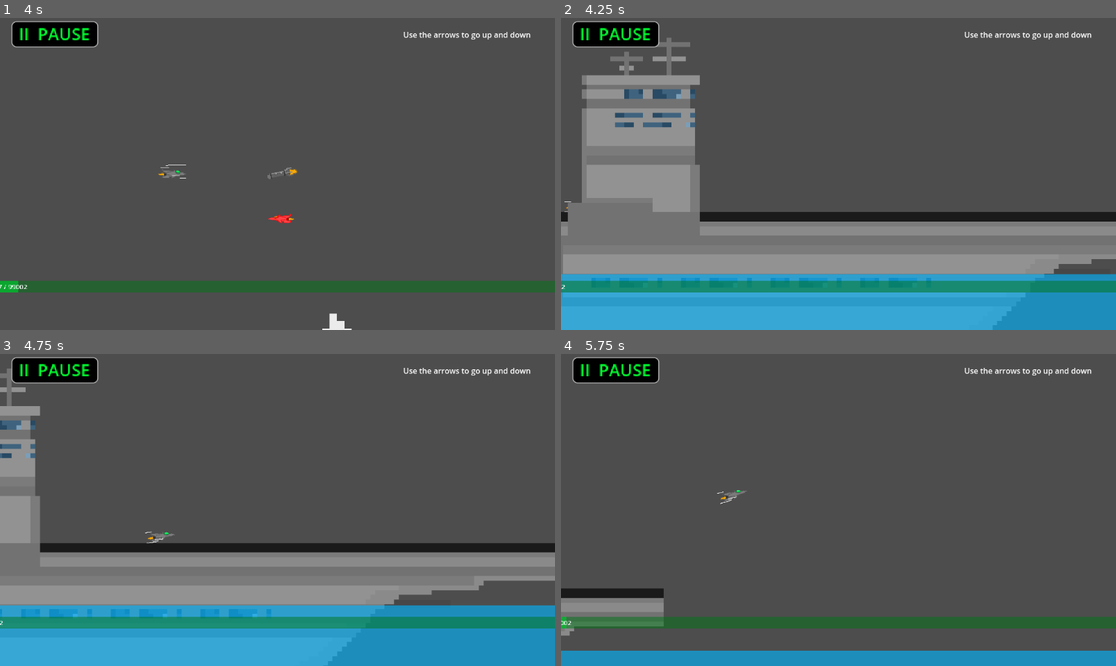
Above: before the commit, frames 1-4 (two rows, left to right).
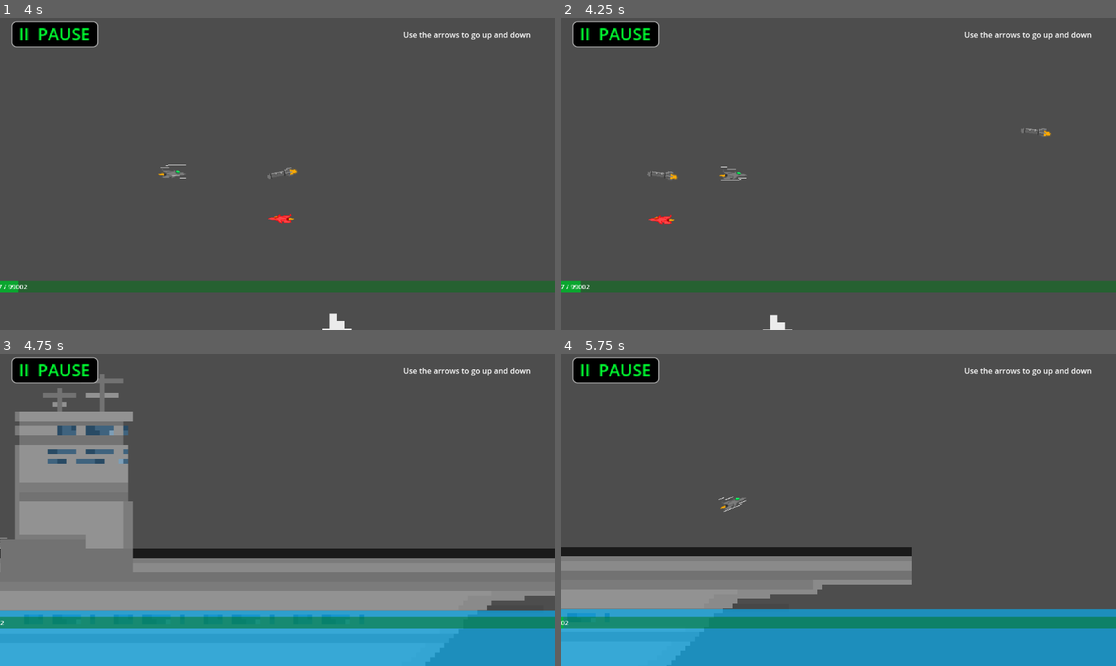
Above: after the commit, the same moments.

Repository: star6fish/DigitalTechInternalInternal
Game: Godot game, scene res://scenes/TestingScene.tscn
The game is run twice, just before and just after one commit, with the same random seed, the same clock (stepped at 60 frames per second) and the same inputs. The project has no main scene, so this scene is started directly.
Inputs:
- Up to frame 1 (4 s): hold Right (ui_right) 0.53-2.03 s; tap Up (ui_up) at 0.77, 1.52, 3.02, 3.77 s; hold Left (ui_left) 2.03-2.78 s; hold Right (ui_right) from 2.78 s (still down)
- Up to frame 2 (4.25 s): keep holding Right (ui_right)
- Up to frame 3 (4.75 s): release Right (ui_right) at 4.28 s; hold Left (ui_left) from 4.28 s (still down); tap Up (ui_up) at 4.52 s
- Up to frame 4 (5.75 s): release Left (ui_left) at 5.03 s; hold Right (ui_right) from 5.03 s (still down)

Frame 1 is identical in both runs. In frame 2, 47% of the frame differs, in the area x 0-100%, y 6-100%; in frame 3, 17%; in frame 4, 24%.

Commit message:
2/08/2024

Diff:
--- a/assets/Player.tscn
+++ b/assets/Player.tscn
@@ -1,7 +1,8 @@
-[gd_scene load_steps=8 format=3 uid="uid://c1wlff68hwr0h"]
+[gd_scene load_steps=9 format=3 uid="uid://c1wlff68hwr0h"]
 
 [ext_resource type="Script" path="res://scripts/Player.gd" id="1_5acs1"]
 [ext_resource type="Texture2D" uid="uid://bijm5udnrw7yo" path="res://assets/JetPlaneFlyingAnimation/JetPlane0000.png" id="2_jist5"]
+[ext_resource type="PackedScene" uid="uid://bnupu42r46n7x" path="res://assets/explosion.tscn" id="2_ovkc5"]
 [ext_resource type="Texture2D" uid="uid://dauom0pk8kn20" path="res://assets/JetPlaneFlyingAnimation/JetPlane0001.png" id="3_ycseq"]
 [ext_resource type="Texture2D" uid="uid://dvqvgcuwqci8y" path="res://assets/JetPlaneFlyingAnimation/JetPlane0002.png" id="4_c5usi"]
 [ext_resource type="Texture2D" uid="uid://slokw2d3yh8f" path="res://assets/JetPlaneFlyingAnimation/JetPlane0003.png" id="5_n037r"]
@@ -32,6 +33,7 @@
 [node name="CharacterBody2D" type="CharacterBody2D"]
 scale = Vector2(1.07735, 1.07735)
 script = ExtResource("1_5acs1")
+ExplosionScene = ExtResource("2_ovkc5")
 
 [node name="Area2D" type="Area2D" parent="."]
 
--- /dev/null
+++ b/assets/explosion.tscn
@@ -0,0 +1,46 @@
+[gd_scene load_steps=9 format=3 uid="uid://bnupu42r46n7x"]
+
+[ext_resource type="Texture2D" uid="uid://bbj74u62bf68m" path="res://assets/Explosion/Explosion0000.png" id="1_u2t4f"]
+[ext_resource type="Texture2D" uid="uid://cngnpjwtlfqhf" path="res://assets/Explosion/Explosion0001.png" id="2_luid2"]
+[ext_resource type="Texture2D" uid="uid://drm3xo3oqclpt" path="res://assets/Explosion/Explosion0002.png" id="3_78klh"]
+[ext_resource type="Texture2D" uid="uid://yd7ym7n0qcmx" path="res://assets/Explosion/Explosion0003.png" id="4_lj1le"]
+[ext_resource type="Texture2D" uid="uid://c3s2faov5xvvp" path="res://assets/Explosion/Explosion0004.png" id="5_cv4i1"]
+[ext_resource type="Texture2D" uid="uid://bmpo2egejdntg" path="res://assets/Explosion/Explosion0005.png" id="6_44qxj"]
+[ext_resource type="Texture2D" uid="uid://y0ld6i7ib7oh" path="res://assets/Explosion/Explosion0006.png" id="7_klfjc"]
+
+[sub_resource type="SpriteFrames" id="SpriteFrames_brvhr"]
+animations = [{
+"frames": [{
+"duration": 1.0,
+"texture": ExtResource("1_u2t4f")
+}, {
+"duration": 1.0,
+"texture": ExtResource("2_luid2")
+}, {
+"duration": 1.0,
+"texture": ExtResource("3_78klh")
+}, {
+"duration": 1.0,
+"texture": ExtResource("4_lj1le")
+}, {
+"duration": 1.0,
+"texture": ExtResource("5_cv4i1")
+}, {
+"duration": 1.0,
+"texture": ExtResource("6_44qxj")
+}, {
+"duration": 1.0,
+"texture": ExtResource("7_klfjc")
+}],
+"loop": true,
+"name": &"default",
+"speed": 24.0
+}]
+
+[node name="Node2D" type="Node2D"]
+
+[node name="AnimatedSprite2D" type="AnimatedSprite2D" parent="."]
+scale = Vector2(2.76, 2.76)
+sprite_frames = SubResource("SpriteFrames_brvhr")
+frame = 6
+frame_progress = 0.846193
--- a/scripts/Player.gd
+++ b/scripts/Player.gd
@@ -1,6 +1,7 @@
 extends CharacterBody2D
 
 @export var SPEED = 300.0
+@export var ExplosionScene: PackedScene
 
 var TakingOff = true
 
@@ -12,8 +13,19 @@
 
 func _hitobject(object):
 	if object.get_parent().has_meta("obstacle"):
+
+		var Explosion = ExplosionScene.instantiate()
+
+		Explosion.position.x = position.x
+		Explosion.position.y = position.y
+
+		add_child(Explosion)
+
+		await get_tree().create_timer(0.5).timeout
+
 		queue_free()
 		get_tree().reload_current_scene()
+
 	elif object.get_parent().name == "Node2D3":
 		_win()
 
Binary file added: assets/Explosion/Explosion0000.png
Not shown, added: assets/Explosion/Explosion0000.png.import
Binary file added: assets/Explosion/Explosion0001.png
Not shown, added: assets/Explosion/Explosion0001.png.import
Binary file added: assets/Explosion/Explosion0002.png
Not shown, added: assets/Explosion/Explosion0002.png.import
Binary file added: assets/Explosion/Explosion0003.png
Not shown, added: assets/Explosion/Explosion0003.png.import
Binary file added: assets/Explosion/Explosion0004.png
Not shown, added: assets/Explosion/Explosion0004.png.import
Binary file added: assets/Explosion/Explosion0005.png
Not shown, added: assets/Explosion/Explosion0005.png.import
(and 2 more such lines)
